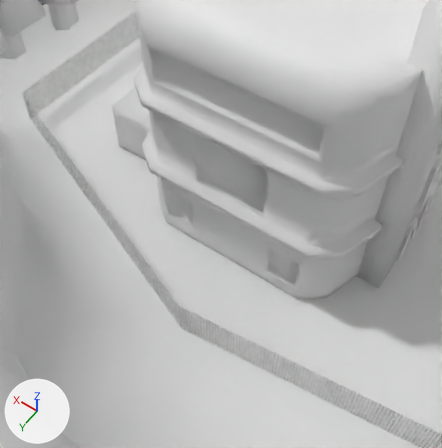
The FBX model Assets/Models/m_outside/m_outside.fbx, before and after one commit.
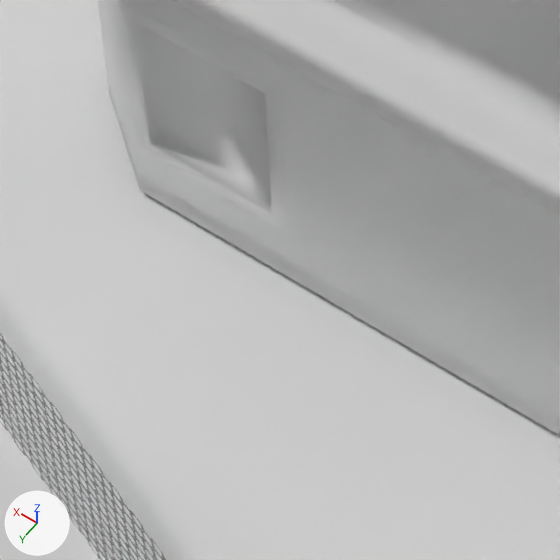
There are two pictures of each version: one from a 50 mm camera at (-9.9, 21.45, 25.38) aimed at (1.14, 6.0, 1.09), one close up on the part from 31% to 57% of the width and 41% to 66% of the height. Every picture has the same lights, and +X, +Y and +Z are marked at lower left. The older version's two pictures come first. Where no turn or scale is listed for an object, it has been applied to the vertices.

The scene before the commit, as lines of its bpy script (objects in view):
```python
me_cube = bpy.data.meshes.new('Cube')
me_cube.from_pydata(...)  # 952 vertices, 904 faces; spans x -7.2..9.7, y -4.4..7.3, z -1.0..13.6
me_cube.materials.append(mat_building)  # white #e7e7e7
me_grid = bpy.data.meshes.new('Grid')
me_grid.from_pydata(...)  # 292 vertices, 274 faces; spans x -33.8..16.1, y -23.9..27.1, z -1.5..13.5
me_grid.materials.append(mat_ground)  # white #e7e7e7
me_plane = bpy.data.meshes.new('Plane')
me_plane.from_pydata(...)  # 78 vertices, 39 faces; spans x 0.0..27.7, y -22.1..3.0, z -1.0..1.4
me_plane.materials.append(mat_fence)  # picture img_ground_png
ob_building = bpy.data.objects.new('Building', me_cube)
ob_building.location = (0.0, 0.0, 1.05)
ob_fence = bpy.data.objects.new('Fence', me_plane)
ob_fence.location = (-12.34, 8.42, 1.0)
ob_ground = bpy.data.objects.new('Ground', me_grid)
ob_ground.location = (7.83, -0.92, 1.52)
```
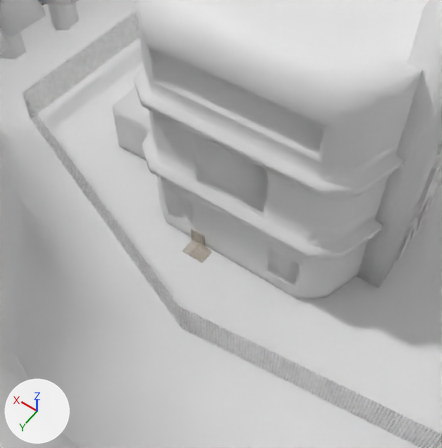
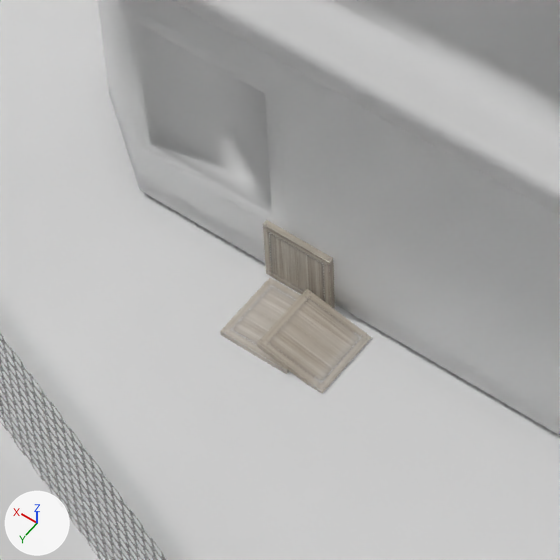
Location of each change, (x1, y1, x2, y2) in pixels of the close-ups (560 x 560 px):
'crate_face.001', added
    after: (256, 289, 372, 393)
'crate_face.002', added
    after: (263, 220, 335, 308)
'crate_face', added
    after: (220, 278, 334, 374)

What changed in the scene script:
```text
Add img_floor_1_canvas_png:
    img_floor_1_canvas_png = load_image('floor_1_canvas.png', '../props/floor_1_canvas.png', 1024, 1024, 'Non-Color')
Add mat_floor_1_canvas:
    mat_floor_1_canvas = bpy.data.materials.new('Floor 1 canvas')
    # uses the picture img_floor_1_canvas_png
Add me_cube_003:
    me_cube_003.from_pydata(...)  # 8 vertices, 6 faces; spans x -1.288..-0.464, y -0.098..0.733, z -1.171..-0.912
    me_cube_003.materials.append(mat_floor_1_canvas)
Add me_cube_004:
    me_cube_004.from_pydata(...)  # a box spanning x -0.733..0.098, y -0.842..-0.775, z 0.679..1.51
    me_cube_004.materials.append(mat_floor_1_canvas)
Add me_cube_002:
    me_cube_002.from_pydata(...)  # a box spanning x -1.51..-0.679, y -0.098..0.733, z -0.842..-0.775
    me_cube_002.materials.append(mat_floor_1_canvas)
Add ob_crate_face_001:
    ob_crate_face_001 = bpy.data.objects.new('crate_face.001', me_cube_003)
    ob_crate_face_001.location = (2.23, 7.13, 1.13)
Add ob_crate_face_002:
    ob_crate_face_002 = bpy.data.objects.new('crate_face.002', me_cube_004)
    ob_crate_face_002.location = (2.2, 7.78, -0.66)
Add ob_crate_face:
    ob_crate_face = bpy.data.objects.new('crate_face', me_cube_002)
    ob_crate_face.location = (2.89, 7.15, 0.84)
```
